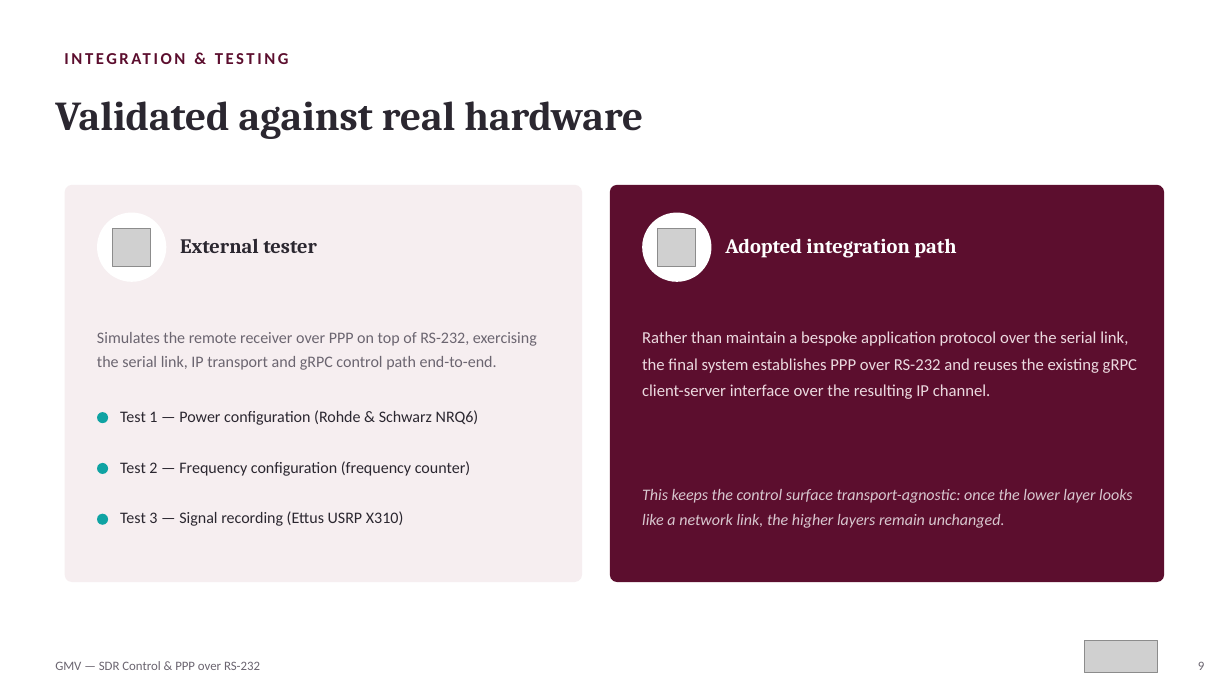
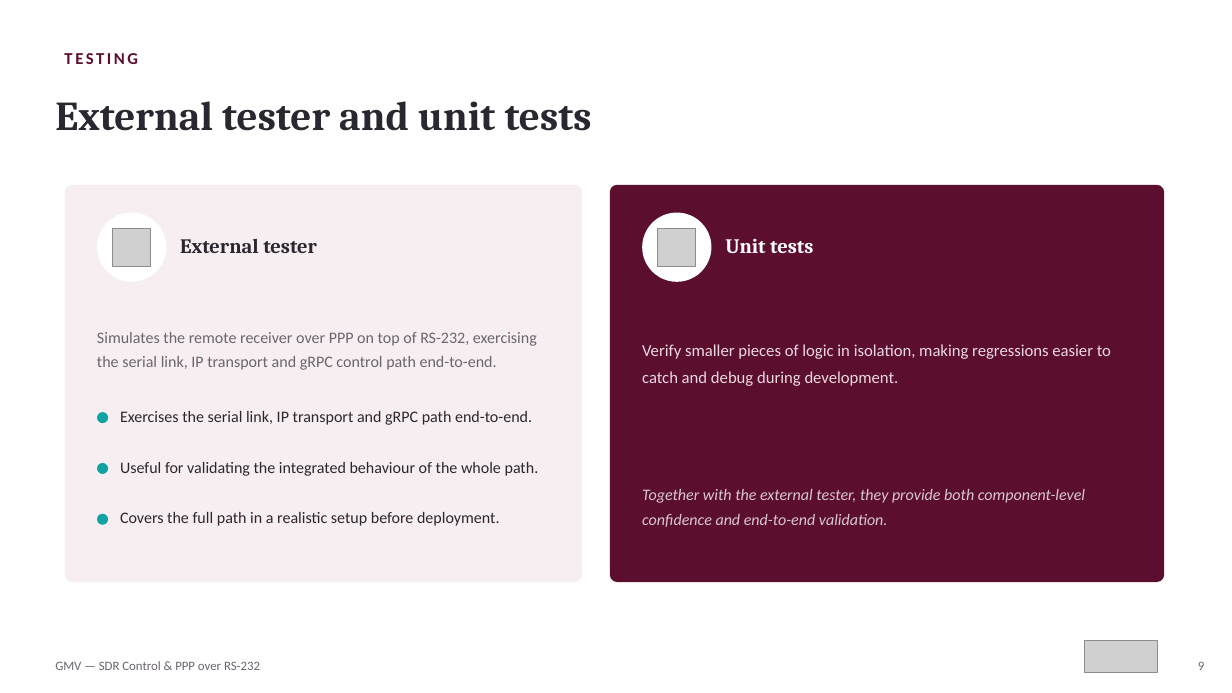
Before and after one commit to KingPixelKP/APDC-Report, a slide deck: slide 10 of Internship_Defense.pptx. Drawn at 1232x693 pixels with LibreOffice and Linux fonts; fonts in the diff are those of the drawing; grey boxes stand for pictures. Boxes give left, top, right and bottom in pixels: in the first picture for what was removed or moved away, otherwise in the second. Text is boxed around its words. In the diff, an @@ line names an element or a change of style, - is before the commit and + after.

Commit message:
change 10th slide

```diff
--- a/Internship_Defense.pptx
+++ b/Internship_Defense.pptx
@@ text at (x1=64, y1=53, x2=138, y2=64): text changed @@
-INTEGRATION & TESTING
+TESTING
@@ text at (x1=55, y1=101, x2=592, y2=131): text changed @@
-Validated against real hardware
+External tester and unit tests
@@ text at (x1=725, y1=239, x2=813, y2=253): text changed @@
-Adopted integration path
+Unit tests
@@ text at (x1=642, y1=344, x2=1111, y2=386): text changed @@
-Rather than maintain a bespoke application protocol over the serial link, the final system establishes PPP over RS-232 and reuses the existing gRPC client-server interface over the resulting IP channel.
+Verify smaller pieces of logic in isolation, making regressions easier to catch and debug during development.
@@ text at (x1=120, y1=411, x2=532, y2=425): text changed @@
-Test 1 — Power configuration (Rohde & Schwarz NRQ6)
+Exercises the serial link, IP transport and gRPC path end-to-end.
@@ text at (x1=120, y1=462, x2=539, y2=476): text changed @@
-Test 2 — Frequency configuration (frequency counter)
+Useful for validating the integrated behaviour of the whole path.
@@ text at (x1=642, y1=489, x2=1085, y2=527): text changed @@
-This keeps the control surface transport-agnostic: once the lower layer looks like a network link, the higher layers remain unchanged.
+Together with the external tester, they provide both component-level confidence and end-to-end validation.
@@ text at (x1=120, y1=512, x2=500, y2=526): text changed @@
-Test 3 — Signal recording (Ettus USRP X310)
+Covers the full path in a realistic setup before deployment.
```
Also in this commit, not shown: 2 other files.
